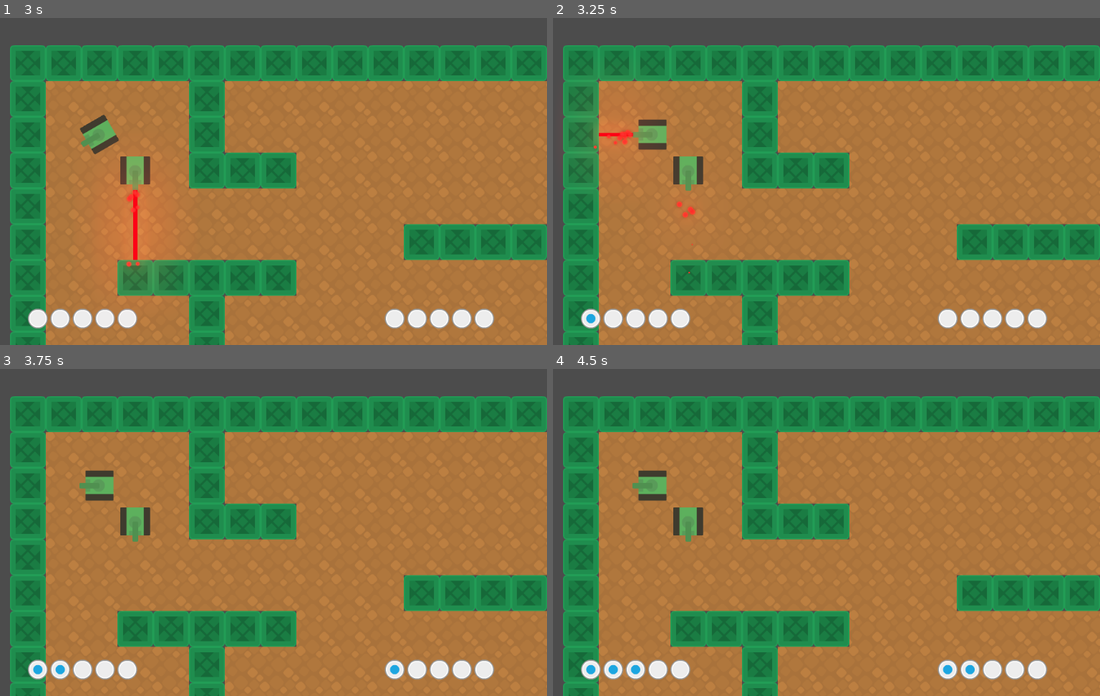
Above: before the commit, frames 1-4 (two rows, left to right).
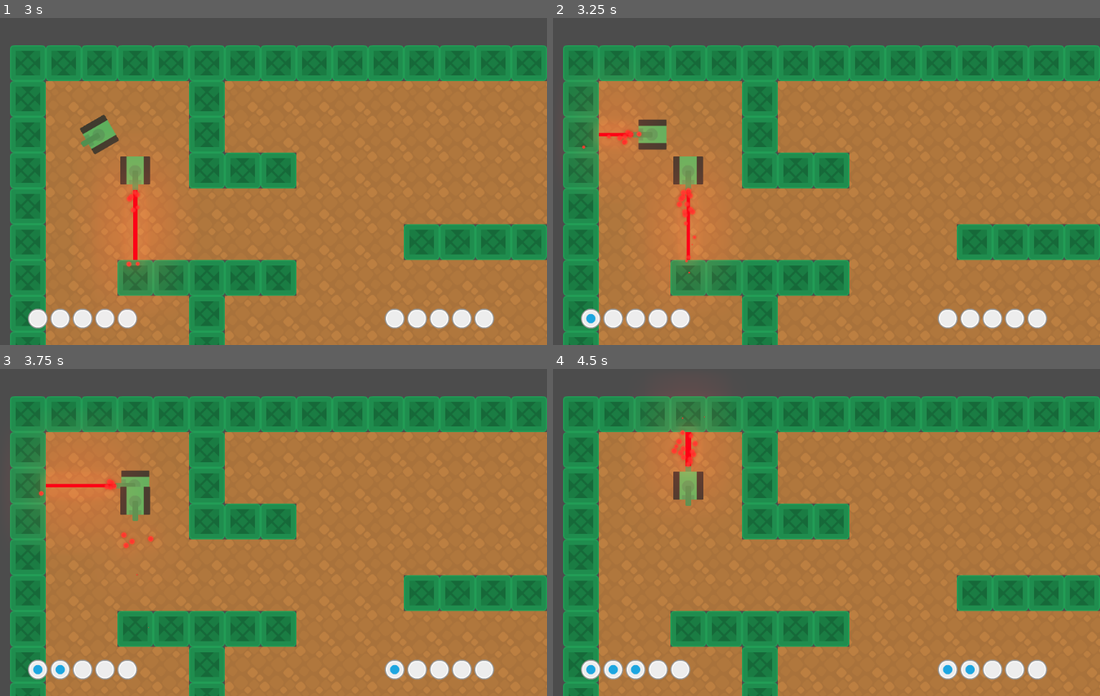
Above: after the commit, the same moments.

Repository: lendroit/tanktank
Game: Godot game, scene res://World.tscn
Same seed, same stepped clock (60 frames per second), same inputs: the game is played once before the commit and once after it.
Inputs:
- Up to frame 1 (3 s): tap Enter (end_turn_p1) at 0.5, 2 s; hold Right (rotate_right_p1) 0.53-1.28 s; hold Space (shoot_p1) 0.53-1.28 s; tap A (shoot_p2) at 0.8, 1.35, 2.3 s; hold Down (move_backward_p1) 1.28-2.03 s; tap Space (shoot_p1) at 1.55, 2.75 s; hold Enter (end_turn_p1) 2.03-2.78 s; hold Right (rotate_right_p1) from 2.03 s (still down); tap E (end_turn_p2) at 2.85 s
- Up to frame 2 (3.25 s): keep holding Right (rotate_right_p1); tap Space (shoot_p1) at 3.05 s
- Up to frame 3 (3.75 s): release Right (rotate_right_p1) at 3.53 s; hold Left (rotate_left_p1) from 3.53 s (still down); hold S (move_backward_p2) from 3.53 s (still down)
- Up to frame 4 (4.5 s): keep holding Left (rotate_left_p1); tap A (shoot_p2) at 3.8 s; release S (move_backward_p2) at 4.28 s; tap Up (move_frontward_p1) at 4.35 s

Frame 1 is identical in both runs. In frame 2, 1.0% of the frame differs, in the area x 5-30%, y 34-79%; in frame 3, 2.6%; in frame 4, 2.8%, in the area x 14-31%, y 10-53%.
Error before the commit: Invalid call. Nonexistent function 'hit' in base 'TileMap'. (res://Laser/Laser.gd:70)

Commit message:
feature(Laser): laser hit method is more defensive

Diff:
--- a/Laser/Laser.gd
+++ b/Laser/Laser.gd
@@ -67,6 +67,7 @@
 	yield(tween, "tween_completed")
 	cannonParticles.emitting = false
 	beamParticles.emitting = false
-	target.hit()
+	if target.has_method("hit"):
+		target.hit()
 
 	emit_signal("shooting_done")
